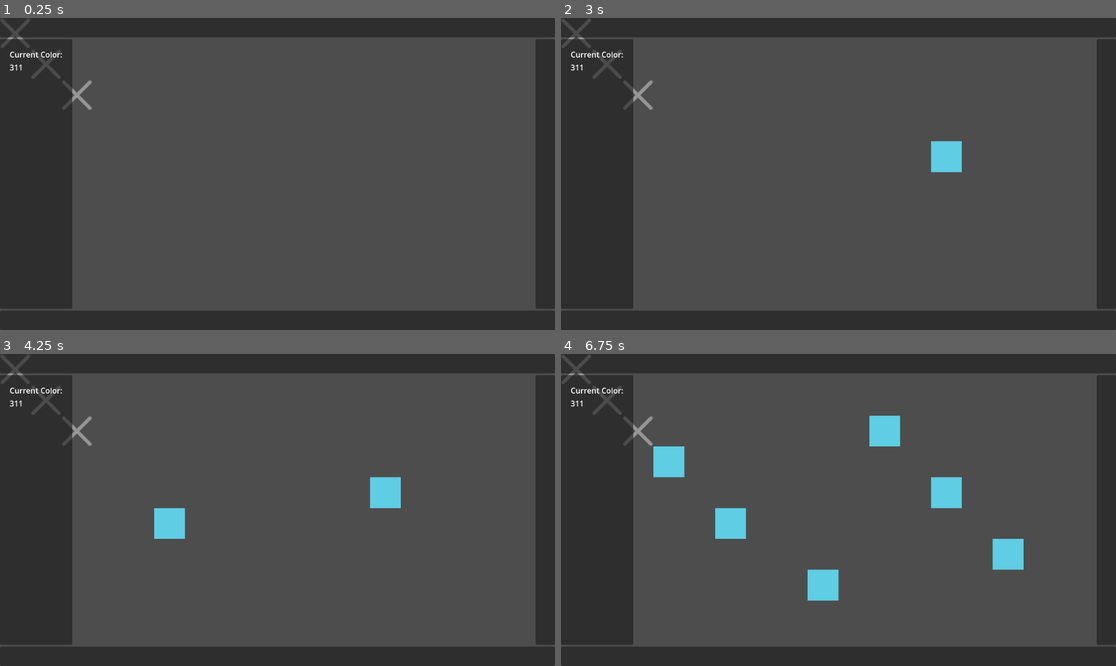
Above: before the commit, frames 1-4 (two rows, left to right).
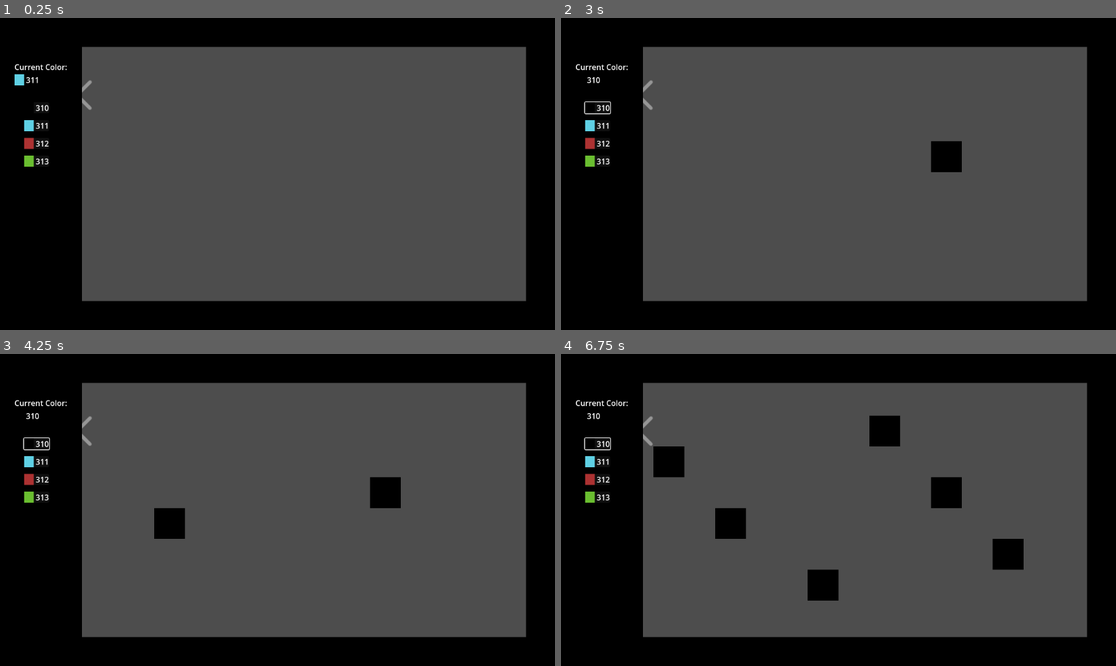
Above: after the commit, the same moments.

Repository: heinrichstr/cross-stitch-app
Game: Godot game, scene res://StitchHandler.tscn
Two runs of this game, one before a commit and one after it. Both use one fixed random seed, a clock stepped at 60 frames per second and the inputs below.
Inputs (mouse positions are in pixels of both pictures, inside the frame that each line leads up to):
- Up to frame 1 (0.25 s): no input
- Up to frame 2 (3 s): click (599, 108) at 0.52 s; click (599, 108) at 1.27 s; click (599, 108) at 2.02 s; tap Enter at 2.75 s; move the mouse to (960, 158) at 2.77 s; click (960, 158) at 2.92 s
- Up to frame 3 (4.25 s): tap Space at 3.5 s; move the mouse to (166, 525) at 3.52 s; click (166, 525) at 3.67 s
- Up to frame 4 (6.75 s): tap Enter at 4.25, 5.75 s; move the mouse to (894, 441) at 4.27 s; click (894, 441) at 4.42 s; tap Space at 5, 6.5 s; move the mouse to (810, 572) at 5.02 s; click (810, 572) at 5.17 s; move the mouse to (1005, 556) at 5.77 s; click (1005, 556) at 5.92 s; move the mouse to (672, 463) at 6.52 s; click (672, 463) at 6.67 s

The runs differ from the first frame. In frame 1, 35% of the frame differs, in the area x 0-100%, y 0-100%; in frame 2, 35%; in frame 3, 36%; in frame 4, 38%.

Commit message:
add color picker and update temp theme

Diff:
--- /dev/null
+++ b/ClickableStitchUi.tscn
@@ -0,0 +1,31 @@
+[gd_scene load_steps=2 format=3 uid="uid://cuamqksflhkwd"]
+
+[ext_resource type="Script" path="res://Control.gd" id="1_sk6fk"]
+
+[node name="Control" type="MarginContainer"]
+size_flags_horizontal = 0
+size_flags_vertical = 0
+mouse_filter = 2
+theme_override_constants/margin_left = 10
+theme_override_constants/margin_top = 5
+theme_override_constants/margin_right = 10
+theme_override_constants/margin_bottom = 5
+script = ExtResource("1_sk6fk")
+
+[node name="Button" type="Button" parent="."]
+process_mode = 1
+custom_minimum_size = Vector2(20, 20)
+layout_mode = 2
+
+[node name="HBoxContainer" type="HBoxContainer" parent="."]
+layout_mode = 2
+mouse_filter = 2
+
+[node name="ColorRect" type="ColorRect" parent="HBoxContainer"]
+custom_minimum_size = Vector2(20, 20)
+layout_mode = 2
+
+[node name="Label" type="Label" parent="HBoxContainer"]
+layout_mode = 2
+
+[connection signal="pressed" from="Button" to="." method="_on_button_pressed"]
--- /dev/null
+++ b/ColorRect.gd
@@ -0,0 +1,11 @@
+extends ColorRect
+
+
+# Called when the node enters the scene tree for the first time.
+func _ready():
+	pass # Replace with function body.
+
+
+# Called every frame. 'delta' is the elapsed time since the previous frame.
+func _process(delta):
+	self.modulate = StitchColors.stitchColors.filter(func(color): return color.stitchDmc == StitchState.currentStitchColor)[0].stitchColor
--- /dev/null
+++ b/Control.gd
@@ -0,0 +1,17 @@
+extends MarginContainer
+
+
+var labelText = "default"
+var color = Color(0,0,0,1)
+var onClick = func(): print('default')
+var dmc = ""
+
+# Called when the node enters the scene tree for the first time.
+func _ready():
+	$HBoxContainer/Label.text = labelText
+	$HBoxContainer/ColorRect.color = color
+
+
+func _on_button_pressed():
+	print("pressed")
+	onClick.call()
--- a/StitchColors.gd
+++ b/StitchColors.gd
@@ -11,24 +11,24 @@
 		"tileAtlas": Vector2(0,0)
 	},
 	{
-		"stitchId": 0,
-		"stitchColor": Color(0,0,0,1),
+		"stitchId": 1,
+		"stitchColor": Color(0.37255,0.81569,0.89412,1),
 		"stitchDmc": "311",
 		"stitchName": "Blue",
 		"stitchSymbolId": 1,
 		"tileAtlas": Vector2(1,0)
 	},
 	{
-		"stitchId": 0,
-		"stitchColor": Color(0,0,0,1),
+		"stitchId": 2,
+		"stitchColor": Color(0.67451,0.19608,0.19608,1),
 		"stitchDmc": "312",
 		"stitchName": "Red",
 		"stitchSymbolId": 2,
 		"tileAtlas": Vector2(2,0)
 	},
 	{
-		"stitchId": 0,
-		"stitchColor": Color(0,0,0,1),
+		"stitchId": 3,
+		"stitchColor": Color(0.41569,0.74510,0.18824,1),
 		"stitchDmc": "313",
 		"stitchName": "Green",
 		"stitchSymbolId": 3,
--- /dev/null
+++ b/VBoxContainer.gd
@@ -0,0 +1,22 @@
+extends VBoxContainer
+
+var StitchUi = preload("res://ClickableStitchUi.tscn")
+# Called when the node enters the scene tree for the first time.
+func _ready():
+	setColorsList()
+
+
+# Called every frame. 'delta' is the elapsed time since the previous frame.
+func _process(delta):
+	pass
+
+
+func setColorsList():
+
+	for stitch in StitchColors.stitchColors:
+		var new_stitch = StitchUi.instantiate()
+		new_stitch.dmc = stitch.stitchDmc
+		new_stitch.labelText = stitch.stitchDmc
+		new_stitch.color = stitch.stitchColor
+		new_stitch.onClick = func(): StitchState.currentStitchColor = new_stitch.dmc
+		add_child(new_stitch)
--- a/gui.tscn
+++ b/gui.tscn
@@ -1,6 +1,9 @@
-[gd_scene load_steps=3 format=3 uid="uid://cl0b6usrhdews"]
+[gd_scene load_steps=6 format=3 uid="uid://cl0b6usrhdews"]
 
+[ext_resource type="StyleBox" uid="uid://1e02i0ahpg47" path="res://panelTheme.tres" id="1_nimkv"]
+[ext_resource type="Script" path="res://ColorRect.gd" id="1_ugj1c"]
 [ext_resource type="Script" path="res://Label2.gd" id="1_vyj8o"]
+[ext_resource type="Script" path="res://VBoxContainer.gd" id="3_8rie2"]
 
 [sub_resource type="Theme" id="Theme_e65qj"]
 
@@ -15,11 +18,13 @@
 anchor_bottom = 1.0
 grow_horizontal = 2
 grow_vertical = 2
+theme_override_constants/separation = 0
 alignment = 1
 
 [node name="PanelContainer" type="PanelContainer" parent="VBoxContainer"]
 layout_mode = 2
 theme = SubResource("Theme_e65qj")
+theme_override_styles/panel = ExtResource("1_nimkv")
 
 [node name="MarginContainer" type="MarginContainer" parent="VBoxContainer/PanelContainer"]
 layout_mode = 2
@@ -36,6 +41,7 @@
 [node name="ColorContainer" type="PanelContainer" parent="VBoxContainer/HBoxContainer"]
 layout_mode = 2
 size_flags_horizontal = 0
+theme_override_styles/panel = ExtResource("1_nimkv")
 
 [node name="MarginContainer" type="MarginContainer" parent="VBoxContainer/HBoxContainer/ColorContainer"]
 layout_mode = 2
@@ -46,6 +52,7 @@
 
 [node name="VBoxContainer" type="VBoxContainer" parent="VBoxContainer/HBoxContainer/ColorContainer/MarginContainer"]
 layout_mode = 2
+theme_override_constants/separation = 20
 
 [node name="CurrentColorContainer" type="MarginContainer" parent="VBoxContainer/HBoxContainer/ColorContainer/MarginContainer/VBoxContainer"]
 layout_mode = 2
@@ -59,9 +66,26 @@
 layout_mode = 2
 text = "Current Color:"
 
-[node name="CurrentColorLabel" type="Label" parent="VBoxContainer/HBoxContainer/ColorContainer/MarginContainer/VBoxContainer/CurrentColorContainer/VBoxContainer"]
+[node name="HBoxContainer" type="HBoxContainer" parent="VBoxContainer/HBoxContainer/ColorContainer/MarginContainer/VBoxContainer/CurrentColorContainer/VBoxContainer"]
+custom_minimum_size = Vector2(20, 20)
+layout_mode = 2
+
+[node name="ColorRect" type="ColorRect" parent="VBoxContainer/HBoxContainer/ColorContainer/MarginContainer/VBoxContainer/CurrentColorContainer/VBoxContainer/HBoxContainer"]
+custom_minimum_size = Vector2(20, 20)
+layout_mode = 2
+script = ExtResource("1_ugj1c")
+
+[node name="CurrentColorLabel" type="Label" parent="VBoxContainer/HBoxContainer/ColorContainer/MarginContainer/VBoxContainer/CurrentColorContainer/VBoxContainer/HBoxContainer"]
 layout_mode = 2
 script = ExtResource("1_vyj8o")
+
+[node name="PanelContainer" type="PanelContainer" parent="VBoxContainer/HBoxContainer/ColorContainer/MarginContainer/VBoxContainer"]
+layout_mode = 2
+theme_override_styles/panel = ExtResource("1_nimkv")
+
+[node name="VBoxContainer" type="VBoxContainer" parent="VBoxContainer/HBoxContainer/ColorContainer/MarginContainer/VBoxContainer/PanelContainer"]
+layout_mode = 2
+script = ExtResource("3_8rie2")
 
 [node name="MarginContainer3" type="MarginContainer" parent="VBoxContainer/HBoxContainer"]
 process_mode = 4
@@ -74,6 +98,7 @@
 
 [node name="PanelContainer2" type="PanelContainer" parent="VBoxContainer/HBoxContainer"]
 layout_mode = 2
+theme_override_styles/panel = ExtResource("1_nimkv")
 
 [node name="MarginContainer" type="MarginContainer" parent="VBoxContainer/HBoxContainer/PanelContainer2"]
 layout_mode = 2
@@ -85,6 +110,7 @@
 [node name="PanelContainer2" type="PanelContainer" parent="VBoxContainer"]
 layout_mode = 2
 theme = SubResource("Theme_e65qj")
+theme_override_styles/panel = ExtResource("1_nimkv")
 
 [node name="MarginContainer" type="MarginContainer" parent="VBoxContainer/PanelContainer2"]
 layout_mode = 2
--- /dev/null
+++ b/panelTheme.tres
@@ -0,0 +1,9 @@
+[gd_resource type="StyleBoxFlat" format=3 uid="uid://1e02i0ahpg47"]
+
+[resource]
+bg_color = Color(0, 0, 0, 1)
+border_width_left = 10
+border_width_top = 10
+border_width_right = 10
+border_width_bottom = 10
+border_color = Color(0, 0, 0, 1)
